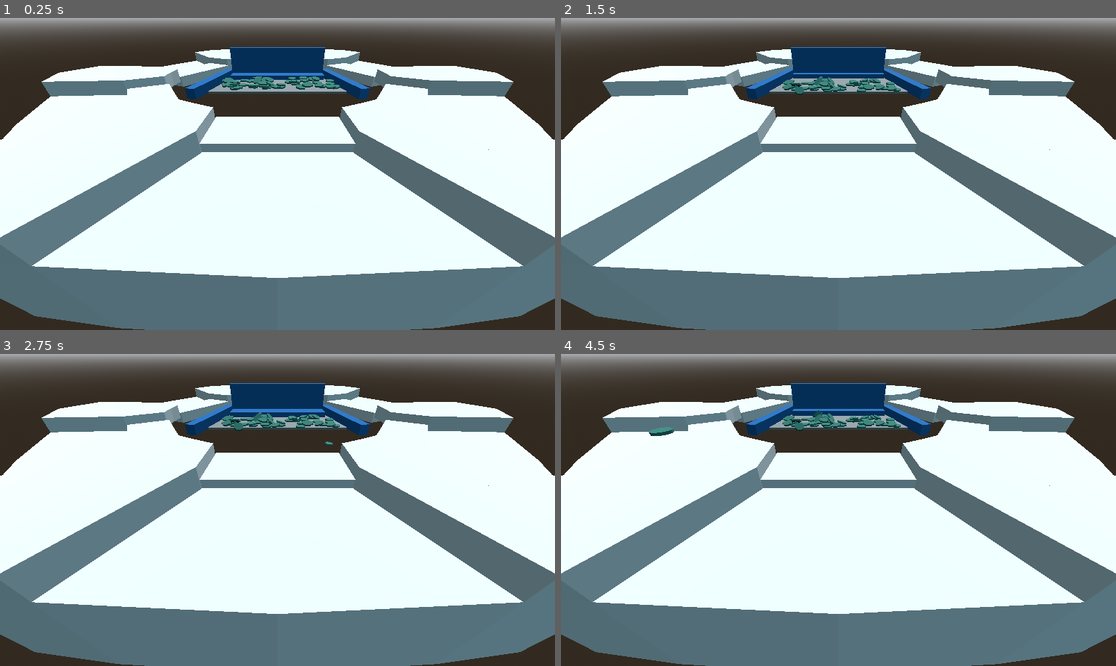
Above: before the commit, frames 1-4 (two rows, left to right).
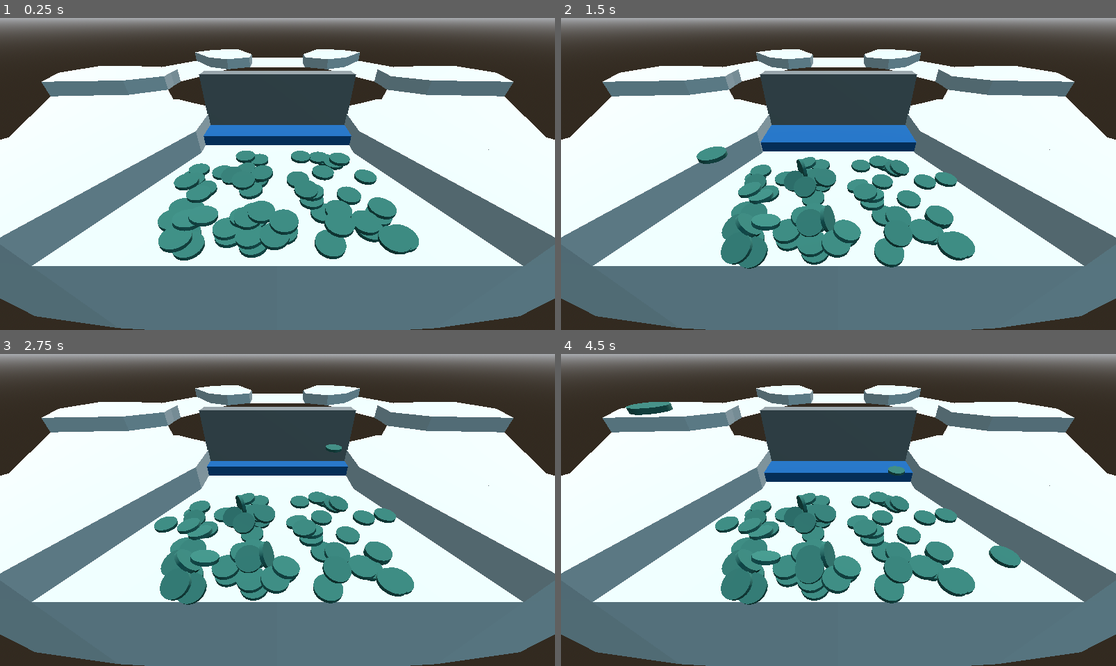
Above: after the commit, the same moments.

Repository: kennethbchen/Coin-Pusher-Game
Game: Godot game, scene res://Game.tscn
The game is run twice, just before and just after one commit, with the same random seed, the same clock (stepped at 60 frames per second) and the same inputs.
Inputs (mouse positions are in pixels of both pictures, inside the frame that each line leads up to):
- Up to frame 1 (0.25 s): no input
- Up to frame 2 (1.5 s): move the mouse to (960, 158) at 0.52 s; press the mouse at (960, 158) at 0.53 s; move the mouse to (727, 189) at 1.27 s; release the mouse at (727, 189) at 1.28 s; click (727, 189) at 1.35 s
- Up to frame 3 (2.75 s): move the mouse to (333, 441) at 2.02 s; press the mouse at (333, 441) at 2.03 s
- Up to frame 4 (4.5 s): move the mouse to (810, 572) at 2.77 s; release the mouse at (810, 572) at 2.78 s; click (810, 572) at 2.85 s; move the mouse to (1005, 556) at 3.52 s; press the mouse at (1005, 556) at 3.53 s; move the mouse to (672, 463) at 4.27 s; release the mouse at (672, 463) at 4.28 s; click (672, 463) at 4.35 s

The runs differ from the first frame. In frame 1, 20% of the frame differs, in the area x 0-100%, y 9-84%; in frame 2, 20%; in frame 3, 20%; in frame 4, 21%.

Commit message:
Added Coin Pusher and colliding walls

Diff:
--- a/Game.tscn
+++ b/Game.tscn
@@ -6,7 +6,6 @@
 [ext_resource type="Script" path="res://Scripts/BoxArea.gd" id="3_ly35t"]
 [ext_resource type="Script" path="res://Scripts/Pusher.gd" id="3_usv3y"]
 [ext_resource type="Material" uid="uid://hu2ca8426jj6" path="res://Materials/TestMat2.tres" id="4_blkp5"]
-[ext_resource type="PackedScene" uid="uid://b2uf3gdkkx4wt" path="res://Scenes/Bounding Wall.tscn" id="5_i7ahu"]
 [ext_resource type="PackedScene" uid="uid://c40s12674ymbj" path="res://Models/CoinPusher/CoinPusher.gltf" id="7_bk6p4"]
 
 [sub_resource type="CameraAttributesPractical" id="CameraAttributesPractical_nub80"]
@@ -14,32 +13,41 @@
 dof_blur_amount = 0.02
 
 [sub_resource type="BoxShape3D" id="BoxShape3D_ss8l5"]
-size = Vector3(12.9449, 0.0645659, 4.13818)
+size = Vector3(8.70717, 0.654592, 5.45142)
+
+[sub_resource type="PhysicsMaterial" id="PhysicsMaterial_mbf4w"]
+
+[sub_resource type="BoxMesh" id="BoxMesh_7ucsw"]
+size = Vector3(9.2, 1, 5)
+
+[sub_resource type="BoxShape3D" id="BoxShape3D_lwvvu"]
+size = Vector3(9.2, 1, 5)
 
 [sub_resource type="PhysicsMaterial" id="PhysicsMaterial_v5i0y"]
 
 [sub_resource type="BoxShape3D" id="BoxShape3D_gwtrq"]
 size = Vector3(15, 0.25, 10)
 
-[sub_resource type="BoxMesh" id="BoxMesh_7leqs"]
-size = Vector3(15, 0.25, 10)
+[sub_resource type="BoxShape3D" id="BoxShape3D_lss3s"]
+size = Vector3(1.09942, 10.7226, 7.95525)
 
-[sub_resource type="PhysicsMaterial" id="PhysicsMaterial_mbf4w"]
+[sub_resource type="BoxShape3D" id="BoxShape3D_skav7"]
+size = Vector3(1.09942, 13.8097, 5.16532)
 
-[sub_resource type="BoxMesh" id="BoxMesh_7ucsw"]
-size = Vector3(12, 1, 5)
+[sub_resource type="BoxShape3D" id="BoxShape3D_ykq4p"]
+size = Vector3(1.09942, 10.7226, 7.95525)
 
-[sub_resource type="BoxShape3D" id="BoxShape3D_lwvvu"]
-size = Vector3(12, 1, 5)
+[sub_resource type="BoxShape3D" id="BoxShape3D_6yukm"]
+size = Vector3(1.09942, 13.8097, 5.16532)
 
-[sub_resource type="BoxMesh" id="BoxMesh_v5vy1"]
-size = Vector3(1, 1, 10)
+[sub_resource type="WorldBoundaryShape3D" id="WorldBoundaryShape3D_egkv5"]
+plane = Plane(0, 0, -1, 0)
 
-[sub_resource type="BoxMesh" id="BoxMesh_0t07r"]
-size = Vector3(1, 1, 10)
+[sub_resource type="BoxMesh" id="BoxMesh_eduah"]
+size = Vector3(9.275, 4.22, 1)
 
-[sub_resource type="BoxMesh" id="BoxMesh_quanp"]
-size = Vector3(3, 0.5, 12)
+[sub_resource type="WorldBoundaryShape3D" id="WorldBoundaryShape3D_uxs7o"]
+plane = Plane(0, -1, 0, 0)
 
 [sub_resource type="WorldBoundaryShape3D" id="WorldBoundaryShape3D_5vig4"]
 
@@ -52,7 +60,7 @@
 camera_attributes = SubResource("CameraAttributesPractical_nub80")
 
 [node name="SpawnArea" type="CollisionShape3D" parent="."]
-transform = Transform3D(1, 0, 0, 0, 1, 0, 0, 0, 1, 0, 0.799474, -0.871376)
+transform = Transform3D(1, 0, 0, 0, 1, 0, 0, 0, 1, 0, 0.799474, -19.6024)
 shape = SubResource("BoxShape3D_ss8l5")
 disabled = true
 script = ExtResource("3_ly35t")
@@ -67,24 +75,14 @@
 
 [node name="Table" type="Node3D" parent="."]
 
-[node name="Floor" type="StaticBody3D" parent="Table"]
-transform = Transform3D(1, 0, 0, 0, 1, 0, 0, 0, 1, 0, 0, 2.066)
-physics_material_override = SubResource("PhysicsMaterial_v5i0y")
-metadata/_edit_group_ = true
-
-[node name="CollisionShape3D" type="CollisionShape3D" parent="Table/Floor"]
-shape = SubResource("BoxShape3D_gwtrq")
-
-[node name="MeshInstance3D" type="MeshInstance3D" parent="Table/Floor"]
-transform = Transform3D(1.00924, 0, 0, 0, 1.00924, 0, 0, 0, 1.00924, 0, 0, 0)
-mesh = SubResource("BoxMesh_7leqs")
+[node name="CoinPusher" parent="Table" instance=ExtResource("7_bk6p4")]
 
 [node name="Pusher" type="AnimatableBody3D" parent="Table"]
-transform = Transform3D(1, 0, 0, 0, 1, 0, 0, 0, 1, 0, 0.156359, 5.67861)
+transform = Transform3D(1, 0, 0, 0, 1, 0, 0, 0, 1, 0, 0.156359, -13.0322)
 physics_material_override = SubResource("PhysicsMaterial_mbf4w")
 script = ExtResource("3_usv3y")
 enabled = false
-push_direction = Vector3(0, 0, -1)
+push_direction = Vector3(0, 0, 1)
 push_distance = 2.0
 push_frequency = 1.5
 metadata/_edit_group_ = true
@@ -96,40 +94,64 @@
 [node name="CollisionShape3D" type="CollisionShape3D" parent="Table/Pusher"]
 shape = SubResource("BoxShape3D_lwvvu")
 
-[node name="Wall 1" parent="Table" instance=ExtResource("5_i7ahu")]
-transform = Transform3D(-4.25911e-08, -0.97437, -0.224951, 1, -4.37114e-08, 0, -9.83292e-09, -0.224951, 0.97437, 7, 0.5, -0.5)
+[node name="Colliders" type="Node3D" parent="Table"]
 
-[node name="MeshInstance3D" parent="Table/Wall 1" index="0"]
-mesh = SubResource("BoxMesh_v5vy1")
+[node name="Floor" type="StaticBody3D" parent="Table/Colliders"]
+transform = Transform3D(1, 0, 0, 0, 1, 0, 0, 0, 1, 0, -0.125178, -17.5908)
+physics_material_override = SubResource("PhysicsMaterial_v5i0y")
+metadata/_edit_group_ = true
 
-[node name="Wall 2" parent="Table" instance=ExtResource("5_i7ahu")]
-transform = Transform3D(-4.25911e-08, 0.97437, 0.224951, -1, -4.37114e-08, 0, 9.83292e-09, -0.224951, 0.97437, -7, 0.5, -0.5)
+[node name="CollisionShape3D" type="CollisionShape3D" parent="Table/Colliders/Floor"]
+shape = SubResource("BoxShape3D_gwtrq")
 
-[node name="MeshInstance3D" parent="Table/Wall 2" index="0"]
-mesh = SubResource("BoxMesh_0t07r")
+[node name="Left" type="StaticBody3D" parent="Table/Colliders"]
+transform = Transform3D(1, 0, 0, 0, 1, 0, 0, 0, 1, 6.81116, 2.28074, -18.9338)
+metadata/_edit_group_ = true
 
-[node name="Wall 3" parent="Table" instance=ExtResource("5_i7ahu")]
-transform = Transform3D(1.91069e-15, -4.37114e-08, 1, -1, -4.37114e-08, 0, 4.37114e-08, -1, -4.37114e-08, 0, 2.04518, 4.01393)
+[node name="CollisionShape3D" type="CollisionShape3D" parent="Table/Colliders/Left"]
+transform = Transform3D(0.902585, 0, -0.430511, 0, 1, 0, 0.430511, 0, 0.902585, 0, 1.61852, 0)
+shape = SubResource("BoxShape3D_lss3s")
 
-[node name="MeshInstance3D" parent="Table/Wall 3" index="0"]
-transform = Transform3D(1, 0, 0, 0, 1, 0, 0, 0, 1, 0, 0, 0)
-mesh = SubResource("BoxMesh_quanp")
+[node name="CollisionShape3D2" type="CollisionShape3D" parent="Table/Colliders/Left"]
+transform = Transform3D(1, 0, 0, 0, 0.999999, 0, 0, 0, 0.999999, -1.72429, 0, 5.97509)
+shape = SubResource("BoxShape3D_skav7")
 
-[node name="CollisionShape3D" parent="Table/Wall 3" index="1"]
-transform = Transform3D(1, 0, 0, 0, 1, 0, 0, 0, 1, 0, 0.241927, 1.0575e-08)
+[node name="Right" type="StaticBody3D" parent="Table/Colliders"]
+transform = Transform3D(1, 0, 0, 0, 1, 0, 0, 0, 1, -6.811, 2.281, -18.934)
+metadata/_edit_group_ = true
+
+[node name="CollisionShape3D" type="CollisionShape3D" parent="Table/Colliders/Right"]
+transform = Transform3D(0.902585, 0, 0.430511, 0, 1, 0, -0.430511, 0, 0.902585, 0, 1.61852, 0)
+shape = SubResource("BoxShape3D_ykq4p")
+
+[node name="CollisionShape3D2" type="CollisionShape3D" parent="Table/Colliders/Right"]
+transform = Transform3D(1, 0, 0, 0, 0.999999, 0, 0, 0, 0.999999, 1.724, 0, 5.975)
+shape = SubResource("BoxShape3D_6yukm")
+
+[node name="Back" type="StaticBody3D" parent="Table/Colliders"]
+transform = Transform3D(1, 0, 0, 0, 1, 0, 0, 0, 1, 0, 1.69056, -12.9641)
+metadata/_edit_group_ = true
+
+[node name="CollisionShape3D" type="CollisionShape3D" parent="Table/Colliders/Back"]
+shape = SubResource("WorldBoundaryShape3D_egkv5")
+
+[node name="MeshInstance3D" type="MeshInstance3D" parent="Table/Colliders/Back"]
+transform = Transform3D(1, 0, 0, 0, 1, 0, 0, 0, 1, 0, 0, 0.465317)
+mesh = SubResource("BoxMesh_eduah")
+
+[node name="Roof" type="StaticBody3D" parent="Table/Colliders"]
+transform = Transform3D(1, 0, 0, 0, 1, 0, 0, 0, 1, -0.415768, 9.09039, -16.0151)
+metadata/_edit_group_ = true
+
+[node name="CollisionShape3D" type="CollisionShape3D" parent="Table/Colliders/Roof"]
+shape = SubResource("WorldBoundaryShape3D_uxs7o")
 
 [node name="BottomHitbox" type="Area3D" parent="."]
-transform = Transform3D(1, 0, 0, 0, 1, 0, 0, 0, 1, 0, -3.77436, 0)
+transform = Transform3D(1, 0, 0, 0, 1, 0, 0, 0, 1, 0, -4.29, -13.9999)
 
 [node name="CollisionShape3D" type="CollisionShape3D" parent="BottomHitbox"]
 shape = SubResource("WorldBoundaryShape3D_5vig4")
 
 [node name="Tokens" type="Node" parent="."]
 
-[node name="CoinPusher" parent="." instance=ExtResource("7_bk6p4")]
-
 [connection signal="body_entered" from="BottomHitbox" to="." method="_on_body_fell"]
-
-[editable path="Table/Wall 1"]
-[editable path="Table/Wall 2"]
-[editable path="Table/Wall 3"]
Not shown: 1 places in Game.tscn that only renumber resources
Binary file changed: Models/CoinPusher/CoinPusher.bin
Not shown, changed: Models/CoinPusher/CoinPusher.gltf
